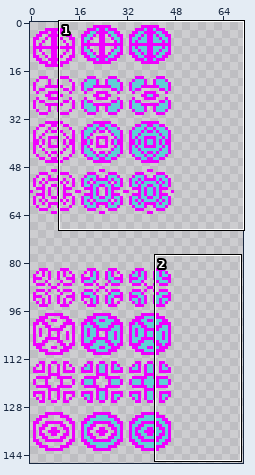
One commit to this sprite sheet: art/circles.png. The picture above shows the old version from afar; the outline marks the close-up.
Close-up. First the earlier version:
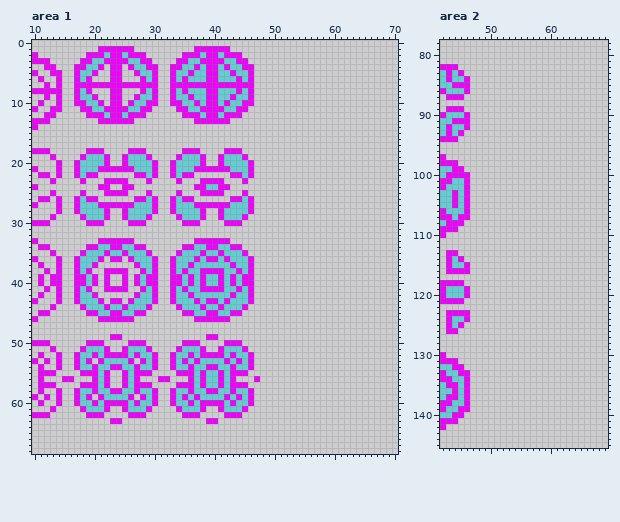
The file is 96x192 pixels. Shown: area 1: x 10..70, y 0..68; area 2: x 42..69, y 78..145. The wide view leaves out empty margins.
Now the later version:
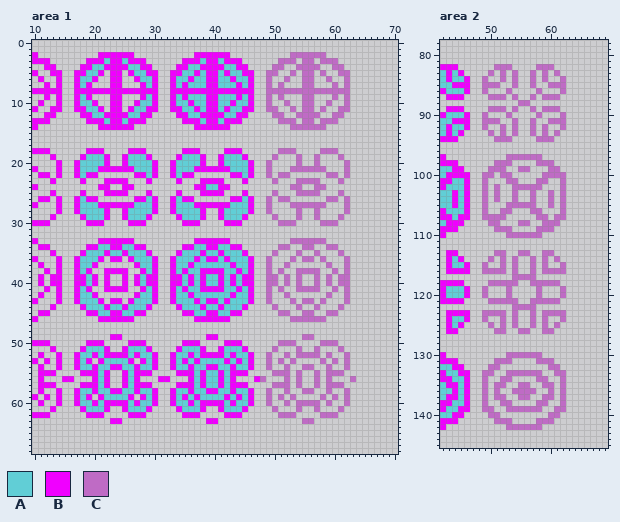
Palette (. is transparent): A #61ced6  B #f000ff  C #bf6bc5
The commit says: finding circles and night time quakes
Changes in this commit:
Changed rows in their new state; - is an unchanged pixel.
Area 1:
first column x 17:
 1 ----......----------......--------------------
 2 --..-B--B-..------..-B--B-..--------CCCCCC----
 3 -.-BBA--ABB-.----.-BBA--ABB-.-----CCC-CC-CCC--
 4 .-B-AB--BA-B-.--.-B-AB--BA-B-.---CC--CCCC--CC-
 5 -B-AB----BA-B----B-AB----BA-B---CC--C-CC-C--CC
 6 --AB------BA------AB------BA----C--C--CC--C--C
 7 -A-...--...-A----A-AAA--AAA-A---C-C---CC---C-C
 8 -B-BBB--BBB-B----B-BBB--BBB-B---CCCCCCCCCCCCCC
 9 --B.------.B------BA------AB----C-C---CC---C-C
10 -A-B.----.B-A----A-BA----AB-A---C--C--CC--C--C
11 B-A-B.--.B-A-B--B-A-BA--AB-A-B--CC--C-CC-C--CC
12 -B-AAB--BAA-B----B-AAB--BAA-B----CC--CCCC--CC-
13 --BB-A--A-BB------BB-A--A-BB------CCC-CC-CCC--
14 ----BBBBBB----------BBBBBB----------CCCCCC----
first column x 48:
18 ---CCC----CCC---
19 --C---C--C---C--
20 -C----C--C----C-
21 -C---CCCCCC---C-
22 -C-CC------CC-C-
23 --C---CCCC---C--
24 -----CC--CC-----
25 --C---CCCC---C--
26 -C-CC------CC-C-
27 -C---CCCCCC---C-
28 -C----C--C----C-
29 --C---C--C---C--
30 ---CCC----CCC---
33 -----CCCCCC-----
34 ---CC--CC--CC---
35 --C---C--C---C--
36 -C---C-CC-C---C-
37 -C--C------C--C-
38 -C-C--CCCC--C-C-
39 -CC-C-C--C-C-CC-
40 -CC-C-C--C-C-CC-
41 -C-C--CCCC--C-C-
42 -C--C------C--C-
43 -C---C-CC-C---C-
44 --C---C--C---C--
45 ---CC--CC--CC---
46 -----CCCCCC-----
49 -------CC-------
50 ---CCC----CCC---
51 --C---C--C---C--
52 -C--C-CCCC-C--C-
53 -C-C-C----C-C-C-
54 -C--C--CC--C--C-
55 --CCC-C--C-CCC--
56 C---C-C--C-C---C
57 --CCC-C--C-CCC--
58 -C--C--CC--C--C-
59 -C-C-C----C-C-C-
60 -C--C-CCCC-C--C-
61 --C---C--C---C--
62 ---CCC----CCC---
63 -------CC-------
Area 2:
first column x 49:
 82 --CCC----CCC--
 83 -C-C-C--C-C-C-
 84 C--C-C--C-C--C
 85 CCC--C--C--CCC
 86 C---C----C---C
 87 -CCC-C--C-CCC-
 88 ------CC------
 89 -CCC-C--C-CCC-
 90 C---C----C---C
 91 CCC--C--C--CCC
 92 C--C-C--C-C--C
 93 -C-C-C--C-C-C-
 94 --CCC----CCC--
 97 ----CCCCCC----
 98 --CCC----CCC--
 99 -CCC--CC---CC-
100 CC-CC-----CCCC
101 C---CC---CC--C
102 C-C--CCCCC---C
103 C-C--C--C--C-C
104 C-C--C--C--C-C
105 C---CCCCC--C-C
106 C--CC---CC---C
107 CCCC-----CC-CC
108 -CC---CC--CCC-
109 --CCC----CCC--
110 ----CCCCCC----
113 --CC--CC--CC--
114 -C-C-C--C-C-C-
115 C--C-C--C-C--C
116 CCCC-C--C-CCCC
117 -----CCCC-----
118 -CCCCC--CCCCC-
119 C---C----C---C
120 C---C----C---C
121 -CCCCC--CCCCC-
122 -----CCCC-----
123 CCCC-C--C-CCCC
124 C--C-C--C-C--C
125 -C-C-C--C-C-C-
126 --CC--CC--CC--
first column x 49:
130 ----CCCCCC----
131 --CCC----CCC--
132 -CC--------CC-
133 CC--CCCCCC--CC
134 C--CC----CC--C
135 C-CC--CC--CC-C
136 C-C--CCCC--C-C
137 C-CC--CC--CC-C
138 C--CC----CC--C
139 CC--CCCCCC--CC
140 -CC--------CC-
141 --CCC----CCC--
142 ----CCCCCC----
